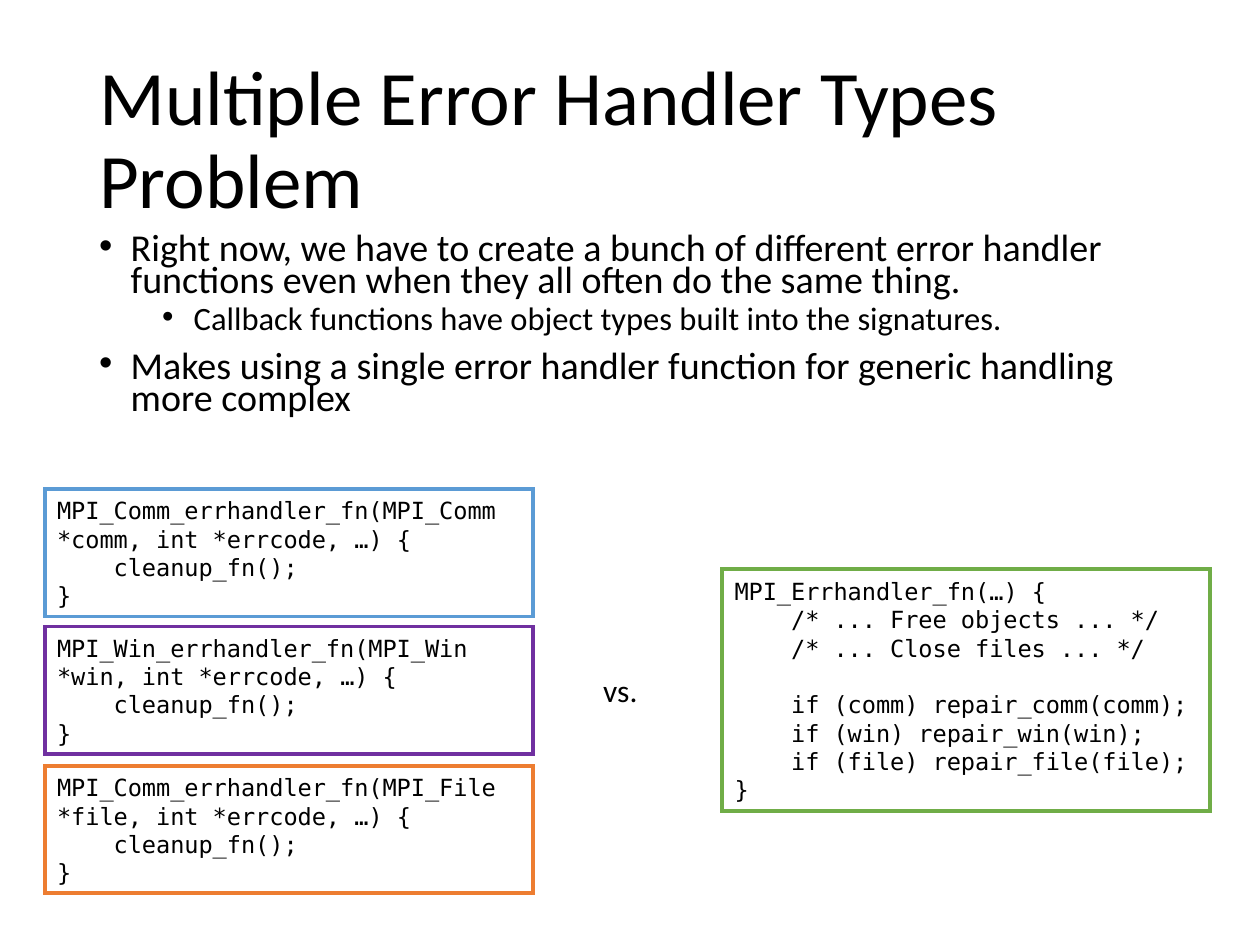
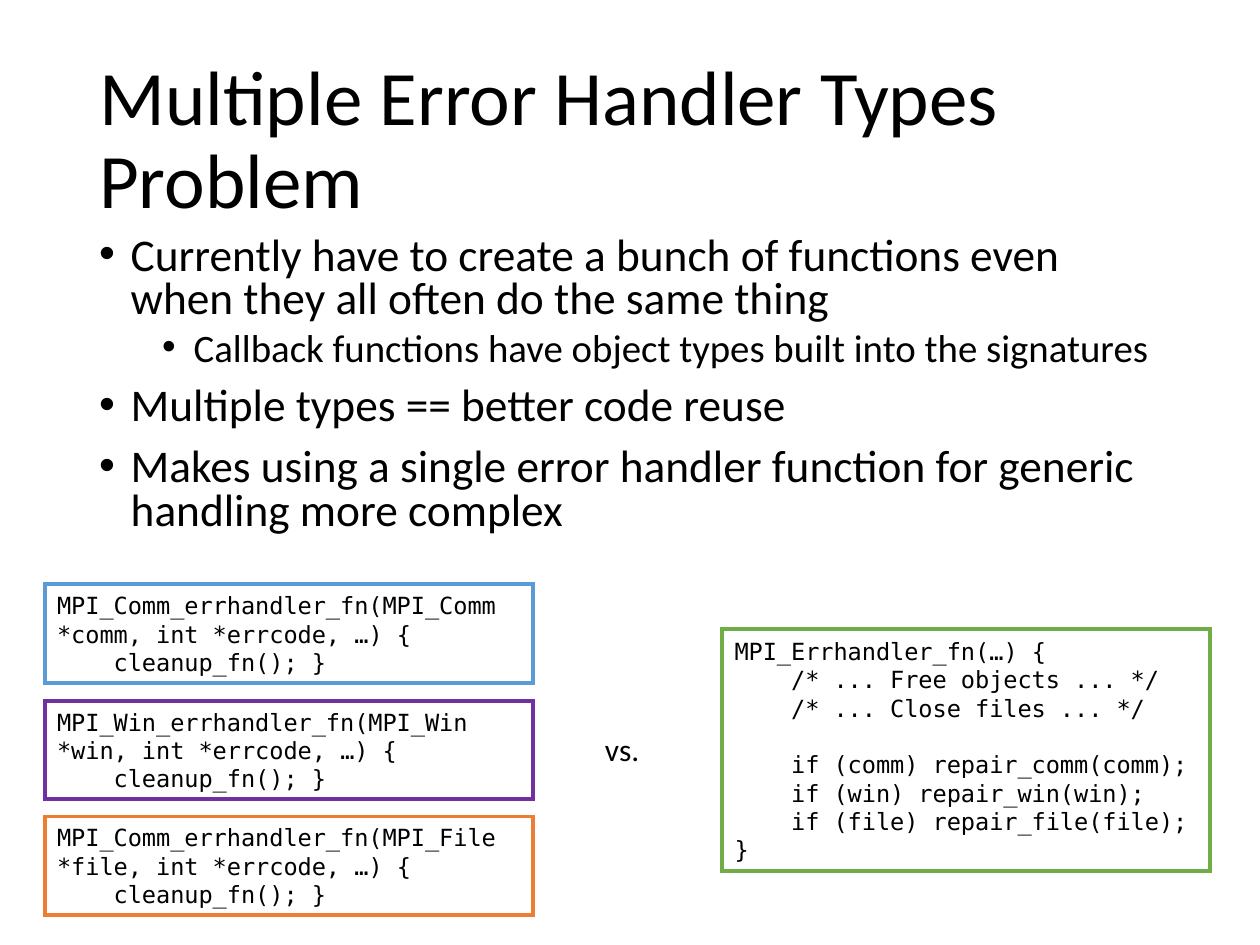
Before and after one commit to mpiwg-ft/ft-issues, a slide deck: slide 9 of slides/2016-03-01-FTWG-Error-Handlers.pptx (slide 8 before the commit). Drawn at 1260x945 pixels with LibreOffice and Linux fonts; fonts in the diff are those of the drawing. Boxes give left, top, right and bottom in pixels: in the first picture for what was removed or moved away, otherwise in the second. Text is boxed around its words. In the diff, an @@ line names an element or a change of style, - is before the commit and + after.

```diff
--- a/slides/2016-03-01-FTWG-Error-Handlers.pptx
+++ b/slides/2016-03-01-FTWG-Error-Handlers.pptx
@@ text at (131, 239, 1148, 429): text changed; size 21.7 to 25.9 pt @@
-• Right now, we have to create a bunch of different error handler functions even when they all often do the same thing.
-  • Callback functions have object types built into the signatures.
+• Currently have to create a bunch of functions even when they all often do the same thing
+  • Callback functions have object types built into the signatures
+• Multiple types == better code reuse
@@ text at (131, 450, 1133, 534): size 21.7 to 25.9 pt in "Makes using a single error handler function ..."; line spacing 0.7 to 0.8 @@
@@ rectangle "MPI_Comm_errhandler_fn(MPI_Comm *comm, int *errcode, …) ...": place and size @@
-rectangle "MPI_Comm_errhandler_fn(MPI_Comm *comm, int *errcode, …) ..." at (44, 489, 532, 616)
+rectangle "MPI_Comm_errhandler_fn(MPI_Comm *comm, int *errcode, …) ..." at (44, 585, 532, 683)
@@ rectangle "MPI_Errhandler_fn(…) {": place and size @@
-rectangle "MPI_Errhandler_fn(…) {" at (722, 570, 1210, 811)
+rectangle "MPI_Errhandler_fn(…) {" at (722, 629, 1210, 871)
@@ text in rectangle at (114, 653, 298, 677): text changed @@
-cleanup_fn();
-}
+cleanup_fn(); }
@@ rectangle "MPI_Win_errhandler_fn(MPI_Win *win, int *errcode, …) ...": place and size @@
-rectangle "MPI_Win_errhandler_fn(MPI_Win *win, int *errcode, …) ..." at (44, 626, 532, 753)
+rectangle "MPI_Win_errhandler_fn(MPI_Win *win, int *errcode, …) ..." at (44, 701, 532, 799)
@@ text "vs.": place and size @@
-text "vs." at (603, 686, 637, 703)
+text "vs." at (605, 745, 639, 762)
@@ text in rectangle at (114, 769, 298, 793): text changed @@
-cleanup_fn();
-}
+cleanup_fn(); }
@@ rectangle "MPI_Comm_errhandler_fn(MPI_File *file, int *errcode, …) ...": place and size @@
-rectangle "MPI_Comm_errhandler_fn(MPI_File *file, int *errcode, …) ..." at (44, 766, 532, 893)
+rectangle "MPI_Comm_errhandler_fn(MPI_File *file, int *errcode, …) ..." at (44, 816, 532, 915)
@@ text in rectangle at (114, 885, 298, 909): text changed @@
-cleanup_fn();
-}
+cleanup_fn(); }
```
Also in this commit, not shown: 6 other slides changed, 1 slide added.
